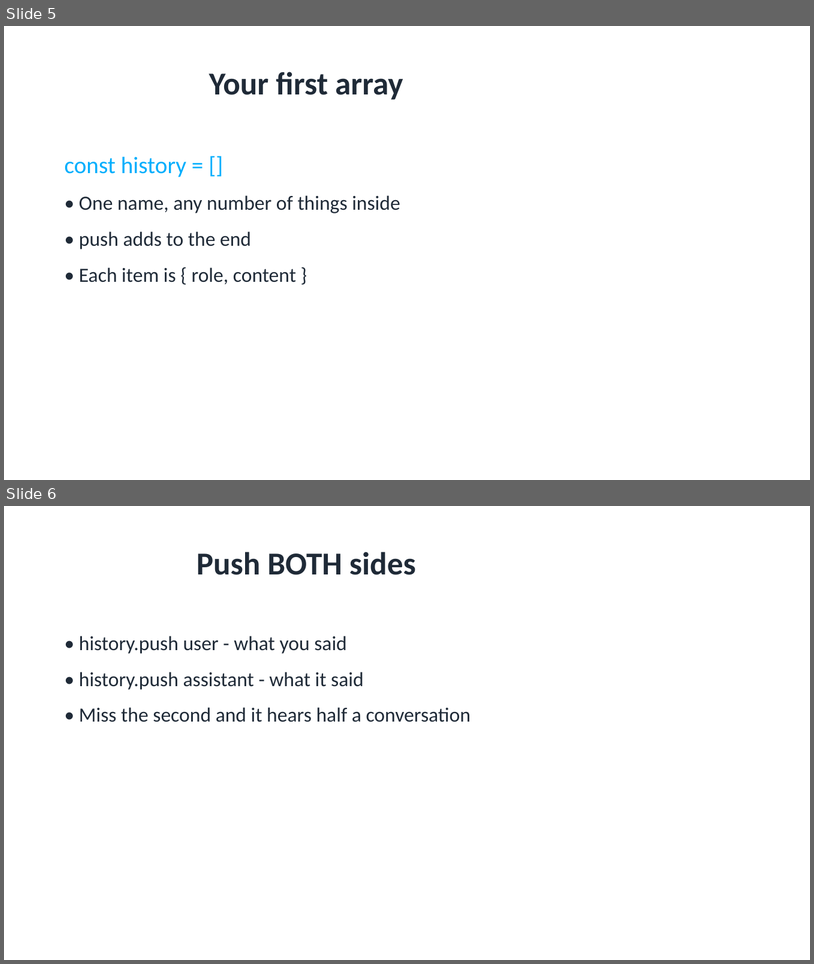
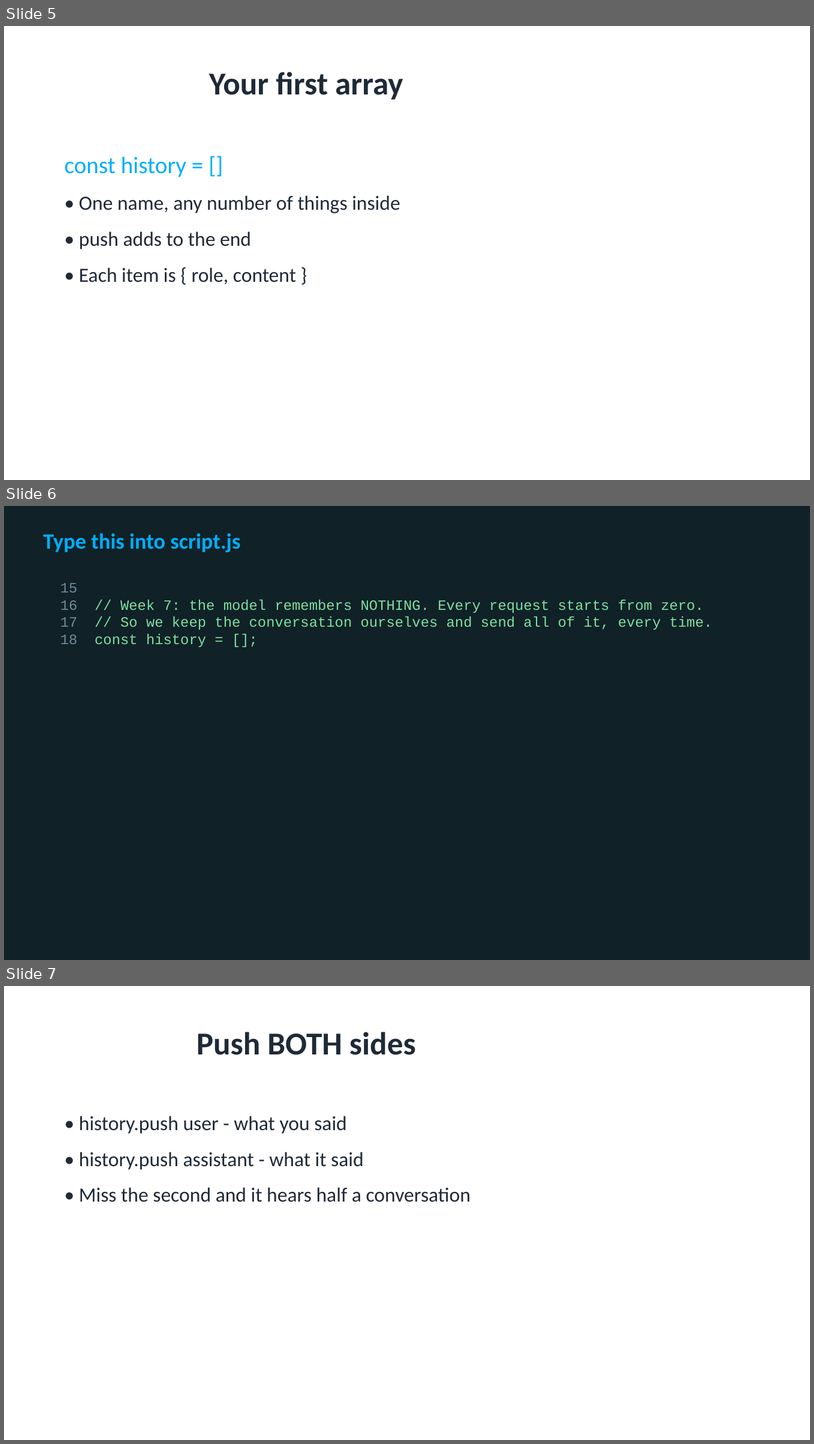
Before and after one commit to utgapps/utgapps.github.io, a slide deck: ai101/slides/week-07.pptx. Shown one above the other, each under a label of ours: slides 5 and 6 before the commit, slides 5, 6 and 7 after it. The pictures are 814x964 and 814x1444 pixels, drawn with LibreOffice and Linux fonts; fonts in the diff are those of the drawing. Boxes give left, top, right and bottom in pixels: in the first picture for what was removed or moved away, otherwise in the second. Text is boxed around its words. In the diff, an @@ line names an element or a change of style, - is before the commit and + after.

```diff
--- a/ai101/slides/week-07.pptx
+++ b/ai101/slides/week-07.pptx
@@ slide 6 added at (4,506,810,960), background #102127 @@
@@ text added at (43,533,240,552), 26 pt, text #01AEFD, bold @@
+Type this into script.js
@@ text added at (60,583,713,647), 17 pt, text #7FE0A0 @@
+15
+16 // Week 7: the model remembers NOTHING. Every request starts from zero.
+17 // So we keep the conversation ourselves and send all of it, every time.
+18 const history = [];
@@ what was slide 6 is now slide 7 @@
```
Also in this commit, not shown: 11 other slides added, 34 other files.
